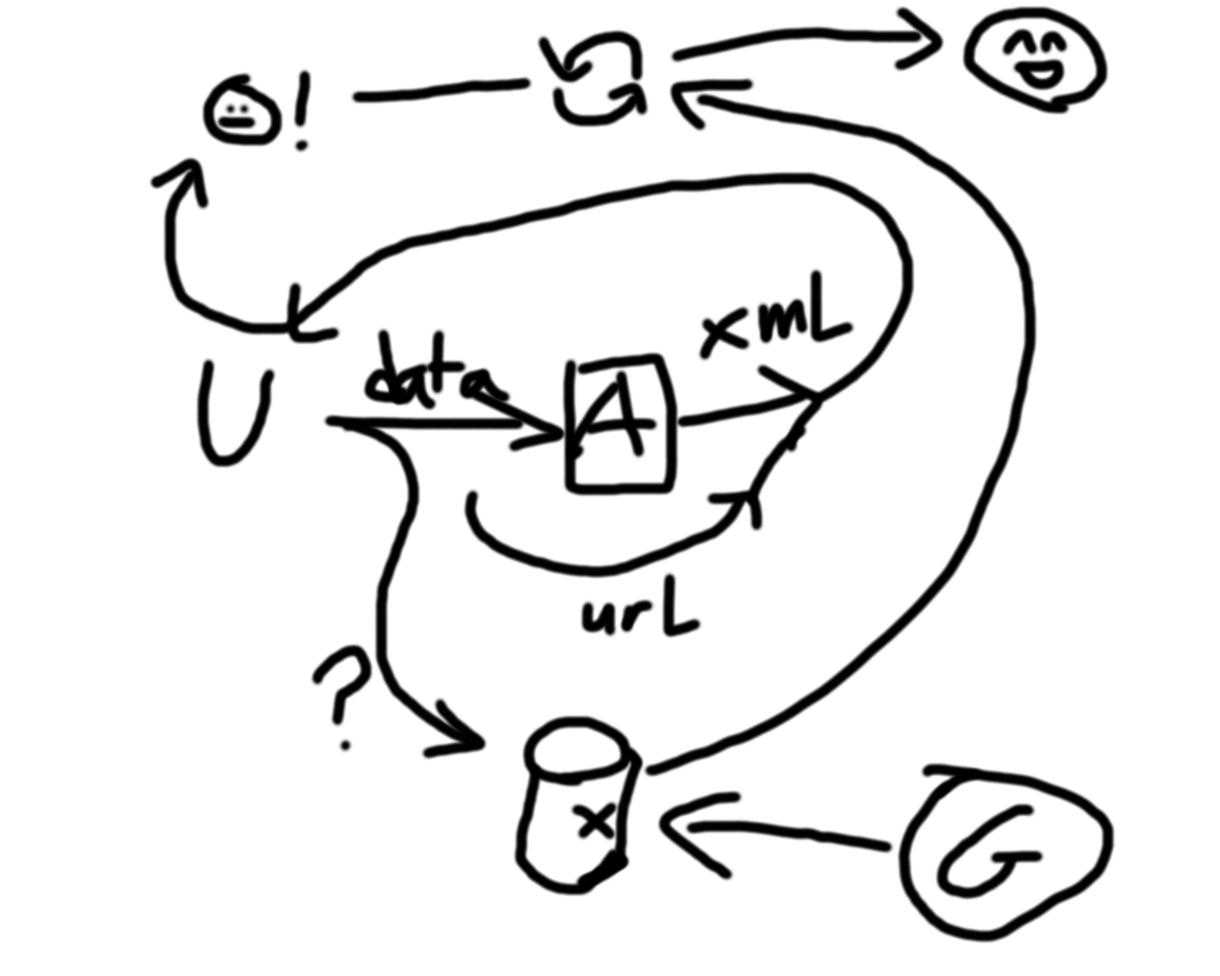
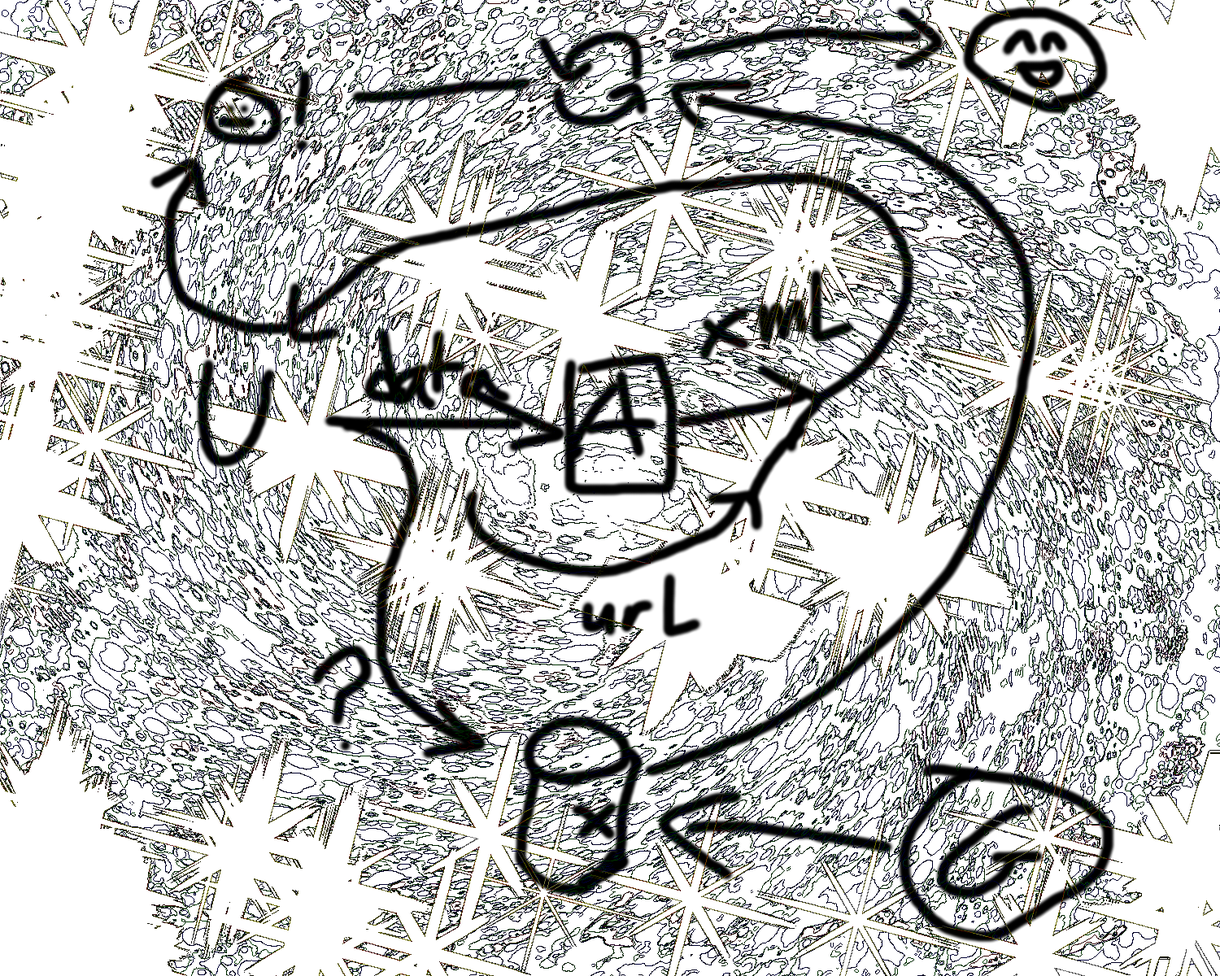
Comparing the layer stacks of the two 1220px x 976px images. Changes:
showed "Layer #2", painted on it over [0, 0, 1220, 976]
